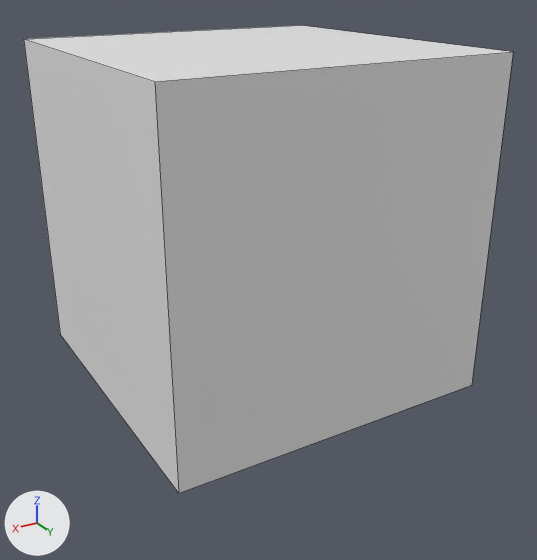
The Blender file UVMapping.blend, before and after one commit.
One viewpoint serves both versions: a camera (50 mm lens) standing at (2.16, 3.8, 1.44) and looking at (0.17, 0.49, -0.22). Every picture has the same lights, and +X, +Y and +Z are marked at lower left. The picture after the commit comes second. Mesh edges are drawn as thin lines.
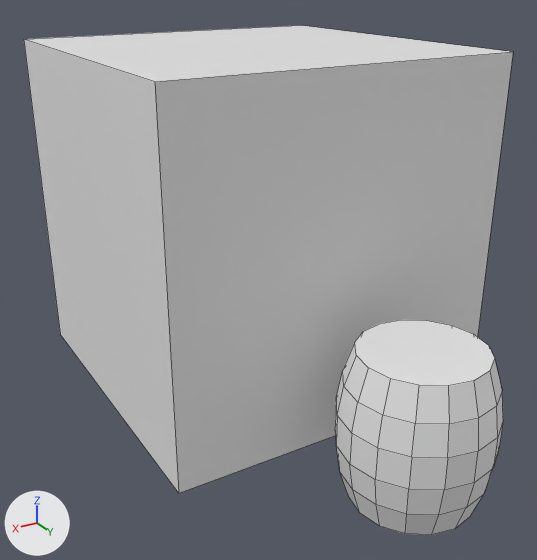
The newer file is also turned or shifted as a whole; pictures and numbers use the older file's frame.

Edits to the bpy script that builds the scene:
```text
Add mat_material_001:
    mat_material_001 = principled_material('Material.001')
    mat_material_001.base_color = (0.8, 0.8, 0.8)  # white #e7e7e7
Add me_cylinder:
    me_cylinder.from_pydata(...)  # 96 vertices, 82 faces; spans x -0.39..0.39, y -0.39..0.39, z -0.398..0.398
    me_cylinder.materials.append(mat_material_001)  # its picture is missing
Add ob_cylinder:
    ob_cylinder = bpy.data.objects.new('Cylinder', me_cylinder)
    ob_cylinder.location = (0.0, 1.577, -0.602)
```

Pixel boxes [x1, y1, x2, y2] of what changed, in the pictures (537 x 560 px):
'Cylinder', added
    after: [335, 320, 503, 535]
